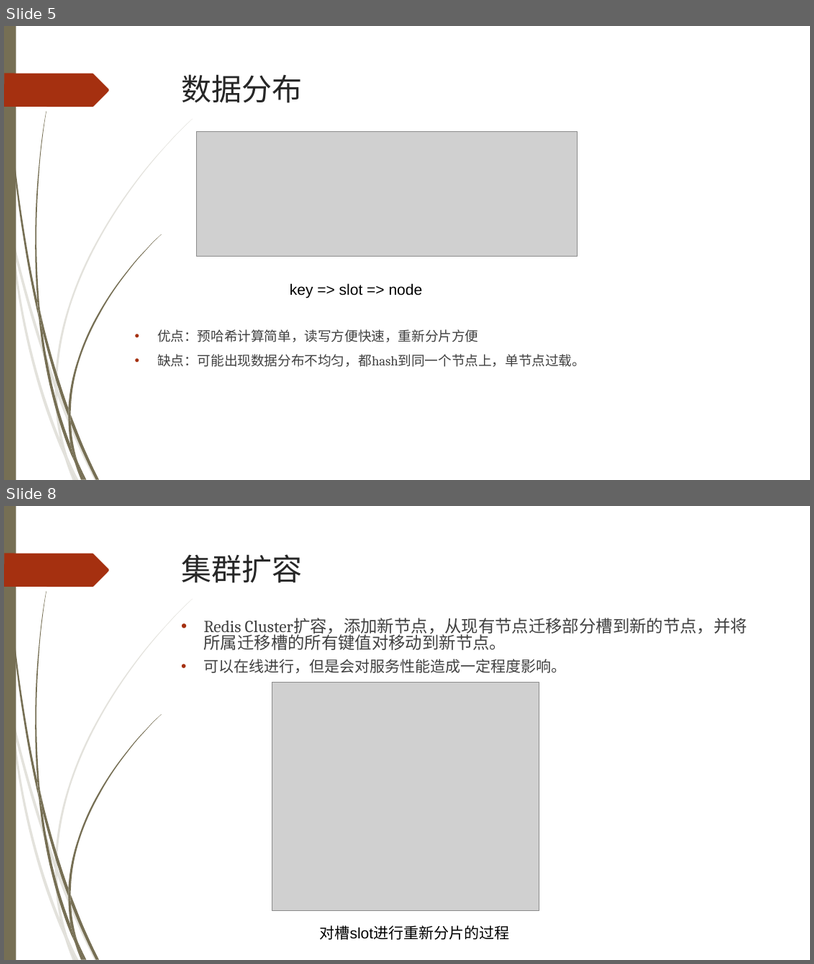
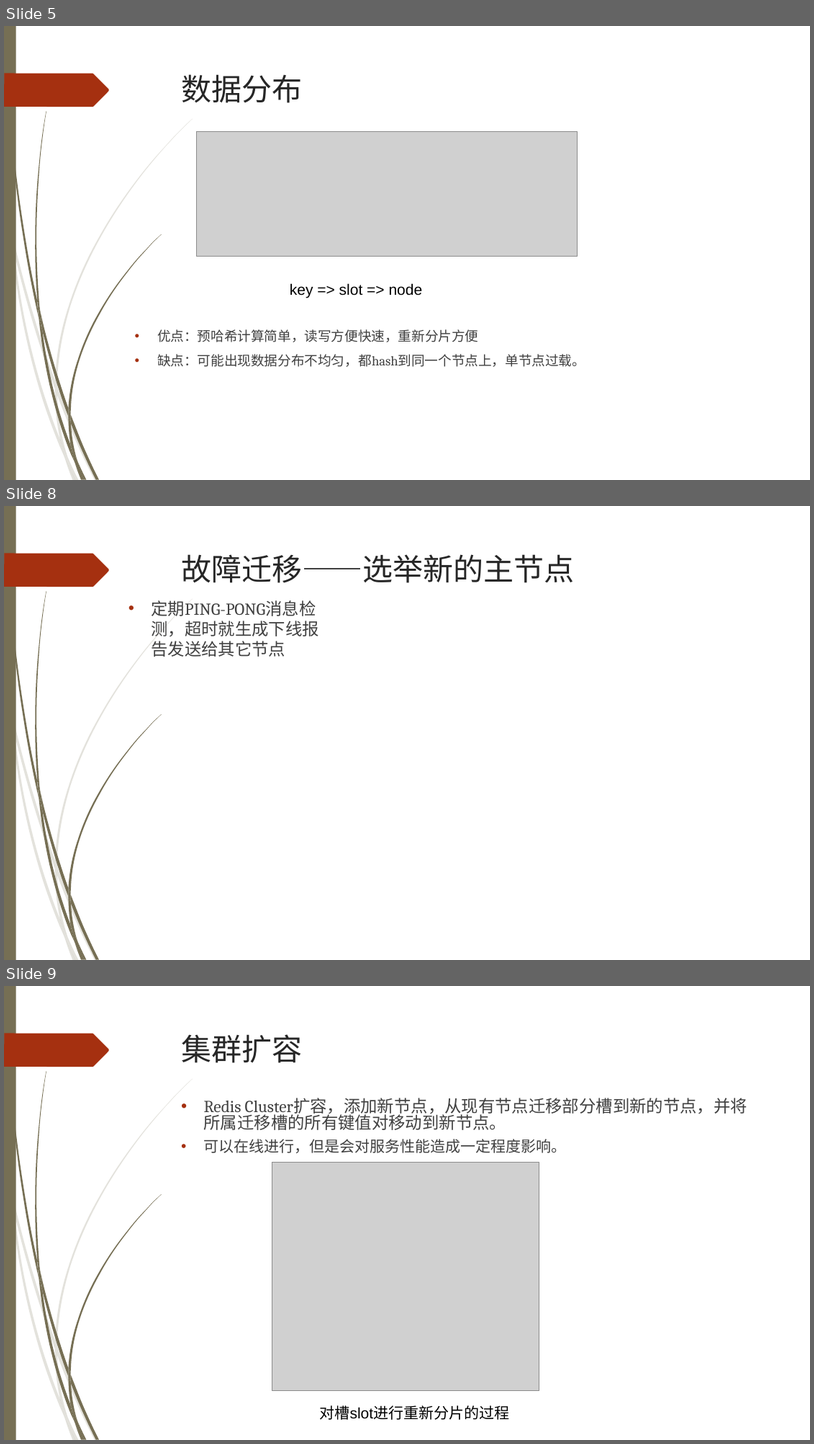
Before and after one commit to Spectrumleeee/Works, a slide deck: document/Redis&Memcache/Redis Cluster.ppt. Shown one above the other, each under a label of ours: slides 5 and 8 before the commit, slides 5, 8 and 9 after it; the slides between them are not shown. The pictures are 814x964 and 814x1444 pixels, drawn with LibreOffice and Linux fonts; fonts in the diff are those of the drawing; grey boxes stand for pictures; background and template pictures are left out. Boxes give left, top, right and bottom in pixels: in the first picture for what was removed or moved away, otherwise in the second. Text is boxed around its words. In the diff, an @@ line names an element or a change of style, - is before the commit and + after.

```diff
--- a/document/Redis&Memcache/Redis Cluster.ppt
+++ b/document/Redis&Memcache/Redis Cluster.ppt
@@ slide 8 added at box(4, 506, 810, 960), background picture (left out); not listed: 24 template elements that a slide beside it also shows @@
@@ title added at box(181, 554, 574, 583), 36 pt, text #262626 @@
+故障迁移——选举新的主节点
@@ text added at box(151, 600, 319, 656), 20 pt, text #404040 @@
+• 定期PING-PONG消息检测，超时就生成下线报告发送给其它节点
@@ what was slide 8 is now slide 9 @@
```
Also in this commit, not shown: 1 slide changed, 1 other slide added, 1 slide removed, 1 other file.
